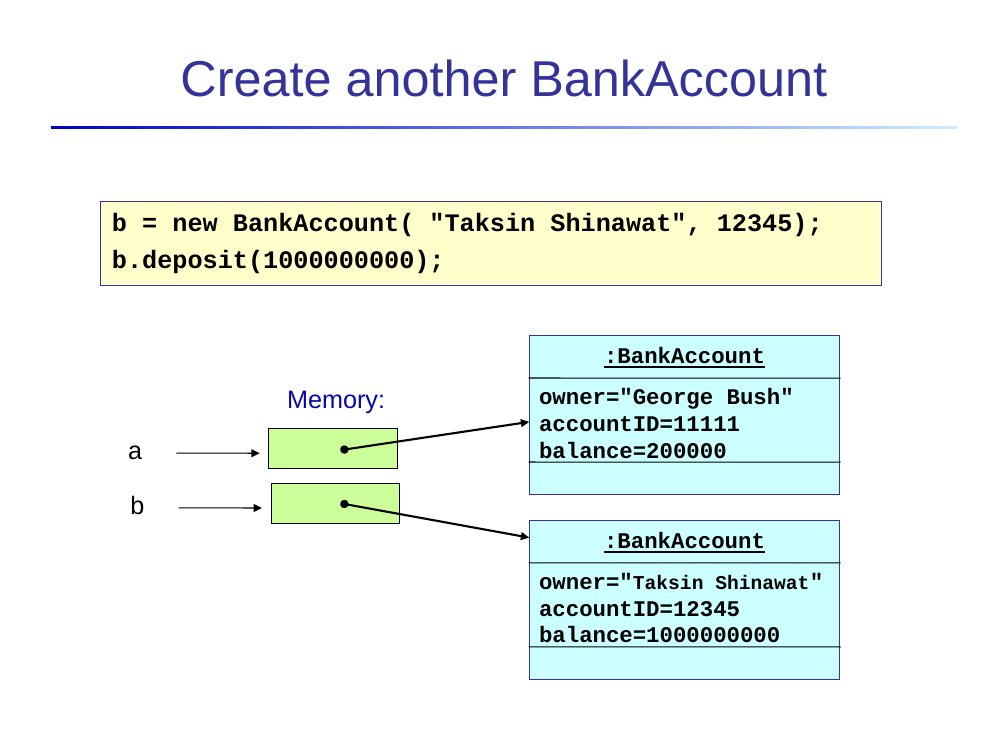
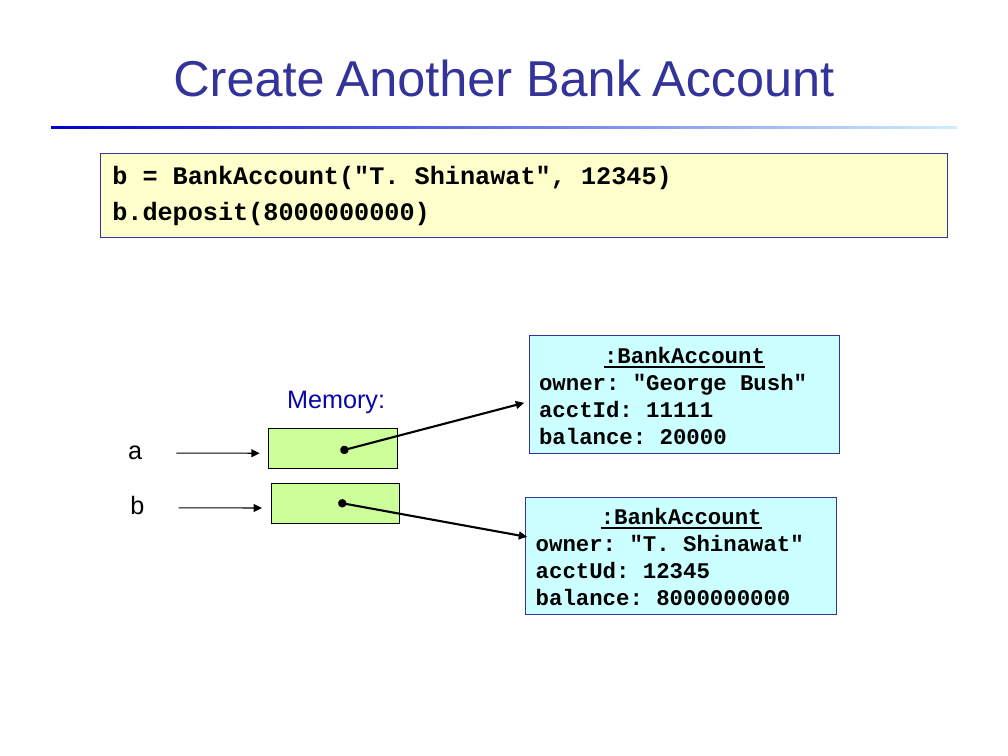
Before and after one commit to cpske/Prog2, a slide deck: slide 14 of oop/Object-References.ppt (slide 12 before the commit). Drawn at 1008x756 pixels with LibreOffice and Linux fonts; fonts in the diff are those of the drawing. Boxes give left, top, right and bottom in pixels: in the first picture for what was removed or moved away, otherwise in the second. Text is boxed around its words. In the diff, an @@ line names an element or a change of style, - is before the commit and + after.

```diff
--- a/oop/Object-References.ppt
+++ b/oop/Object-References.ppt
@@ title at <box>173,59,834,97</box>: text changed @@
-Create another BankAccount
+Create Another Bank Account
@@ rectangle "b = BankAccount("T. Shinawat", 12345)": place and size @@
-rectangle "b = BankAccount("T. Shinawat", 12345)" at <box>101,202,882,285</box>
+rectangle "b = BankAccount("T. Shinawat", 12345)" at <box>101,154,948,238</box>
@@ text in rectangle at <box>112,165,672,226</box>: text changed @@
-b = new BankAccount( "Taksin Shinawat", 12345);
-b.deposit(1000000000);
+b = BankAccount("T. Shinawat", 12345)
+b.deposit(8000000000)
@@ rectangle ":BankAccount": place and size @@
-rectangle ":BankAccount" at <box>529,336,840,494</box>
+rectangle ":BankAccount" at <box>529,336,840,454</box>
@@ line removed from (529, 378) to (840, 378) @@
@@ text in rectangle at <box>539,374,807,445</box>: text changed @@
-owner="George Bush"
-accountID=11111
-balance=200000
+owner: "George Bush"
+acctId: 11111
+balance: 20000
@@ double arrow moved from (345, 450) - (529, 422) to (345, 450) - (524, 403) @@
@@ line removed from (529, 462) to (840, 463) @@
@@ rectangle ":BankAccount": place and size @@
-rectangle ":BankAccount" at <box>529,521,840,679</box>
+rectangle ":BankAccount" at <box>526,497,837,615</box>
@@ text in rectangle at <box>536,535,804,606</box>: text changed @@
-owner="Taksin Shinawat"
-accountID=12345
-balance=1000000000
+owner: "T. Shinawat"
+acctUd: 12345
+balance: 8000000000
@@ line removed from (529, 562) to (840, 563) @@
@@ line removed from (529, 647) to (840, 647) @@
```
Also in this commit, not shown: 4 other slides changed, 12 slides added, 8 slides removed, 9 other files.
